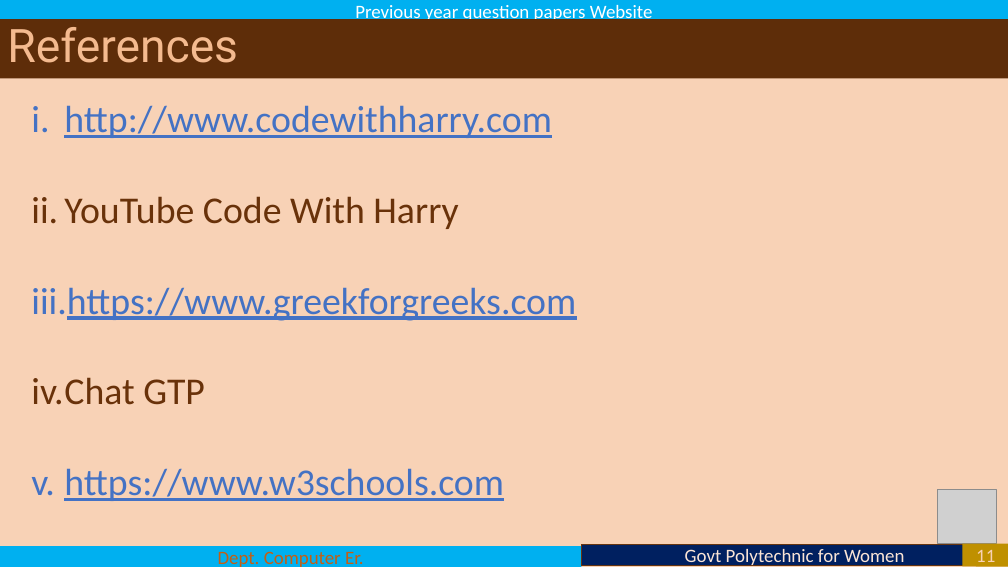
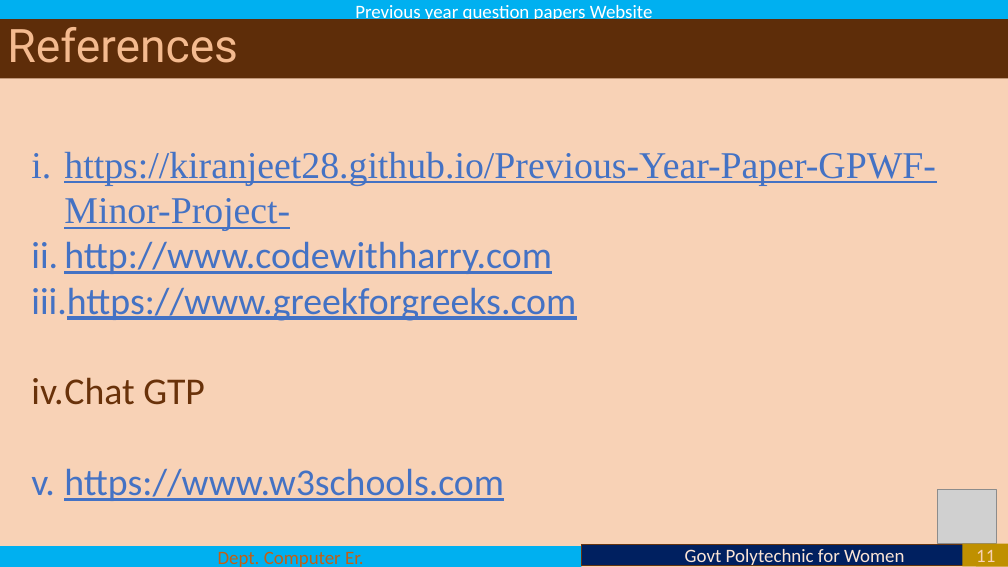
Before and after one commit to Kiranjeet28/JK_Polytechnic_Hub, a slide deck: slide 11 of ProjectPPT/Presentation1.pptx. Drawn at 1008x567 pixels with LibreOffice and Linux fonts; fonts in the diff are those of the drawing; grey boxes stand for pictures. Boxes give left, top, right and bottom in pixels: in the first picture for what was removed or moved away, otherwise in the second. Text is boxed around its words. In the diff, an @@ line names an element or a change of style, - is before the commit and + after.

```diff
--- a/ProjectPPT/Presentation1.pptx
+++ b/ProjectPPT/Presentation1.pptx
@@ text at <box>64,152,936,231</box>: paragraph added @@
+i. https://kiranjeet28.github.io/Previous-Year-Paper-GPWF-Minor-Project-
@@ text at <box>64,196,458,229</box>: paragraph removed @@
-ii. YouTube Code With Harry
```
Also in this commit, not shown: 4 other files.
